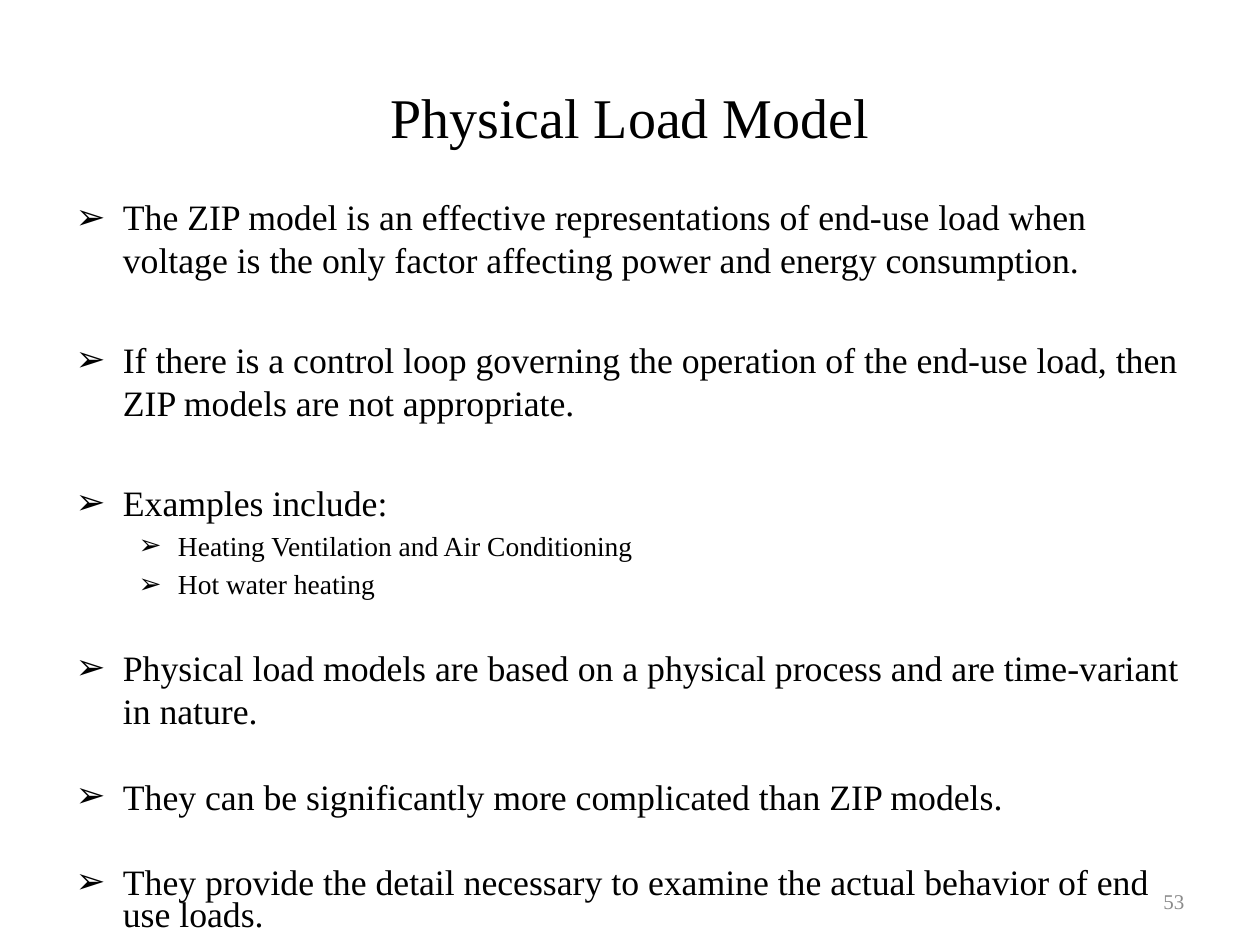
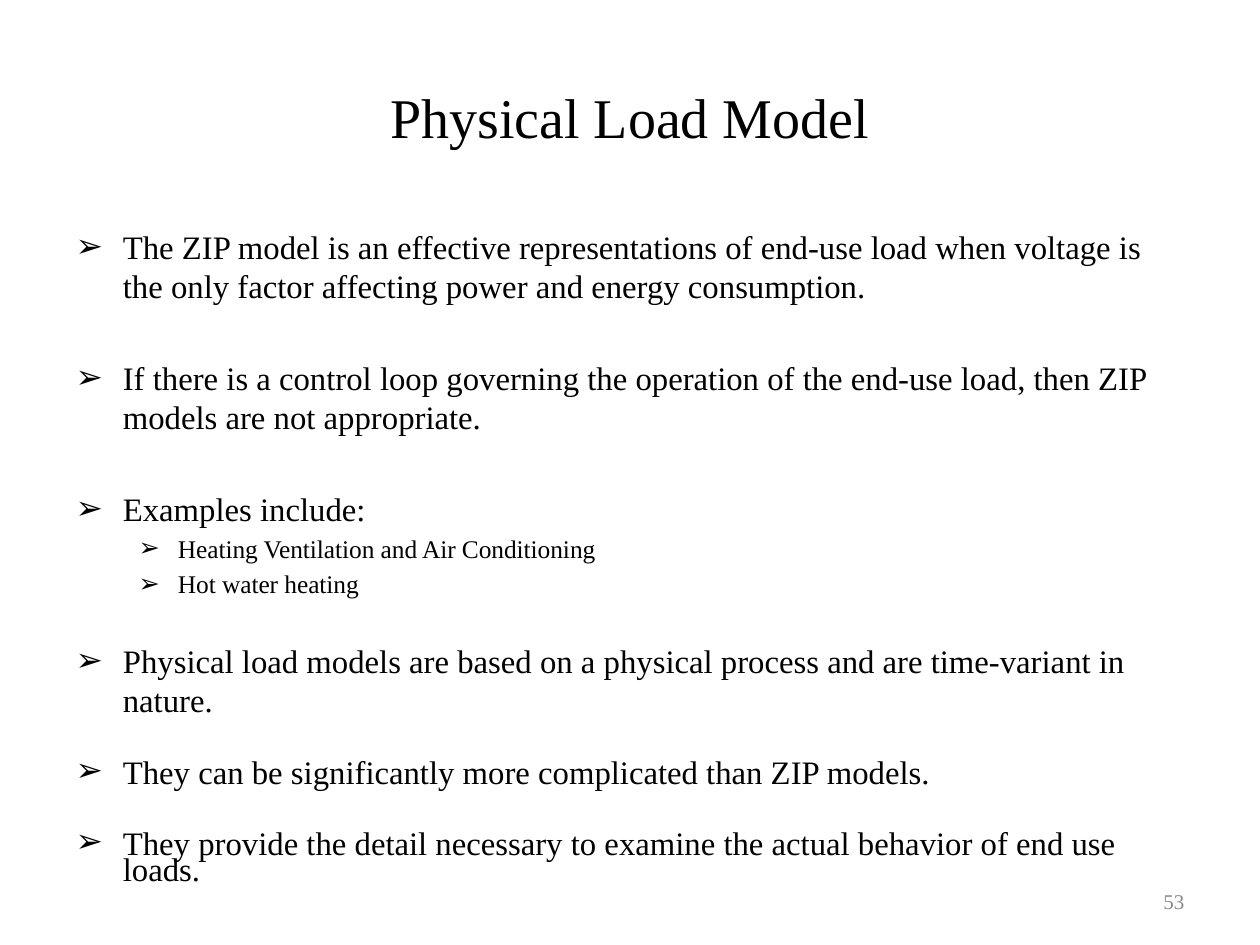
Before and after one commit to gridlab-d/course, a slide deck: slide 53 of University of Washington Class/Module 4 - Voltage control devices.pptx. Drawn at 1260x945 pixels with LibreOffice and Linux fonts; fonts in the diff are those of the drawing. Boxes give left, top, right and bottom in pixels: in the first picture for what was removed or moved away, otherwise in the second. Text is boxed around its words. In the diff, an @@ line names an element or a change of style, - is before the commit and + after.

```diff
--- a/University of Washington Class/Module 4 - Voltage control devices.pptx
+++ b/University of Washington Class/Module 4 - Voltage control devices.pptx
@@ text "The ZIP model is an ...": place and size @@
-text "The ZIP model is an ..." at [123, 205, 1178, 903]
+text "The ZIP model is an ..." at [123, 236, 1147, 861]
@@ text "The ZIP model is an ..." at [123, 236, 1147, 861]: size 20.4 to 18.7 pt in "The ZIP model is an effective representations ...", "If there is a control loop governing ...", "Examples include:", "Physical load models are based on a ..." and 2 more places; size 15.7 to 14.4 pt in "Heating Ventilation and Air Conditioning", "Hot water heating"; line spacing 0.75 to 0.65 @@
```
Also in this commit, not shown: 2 other slides changed, 3 other files.
